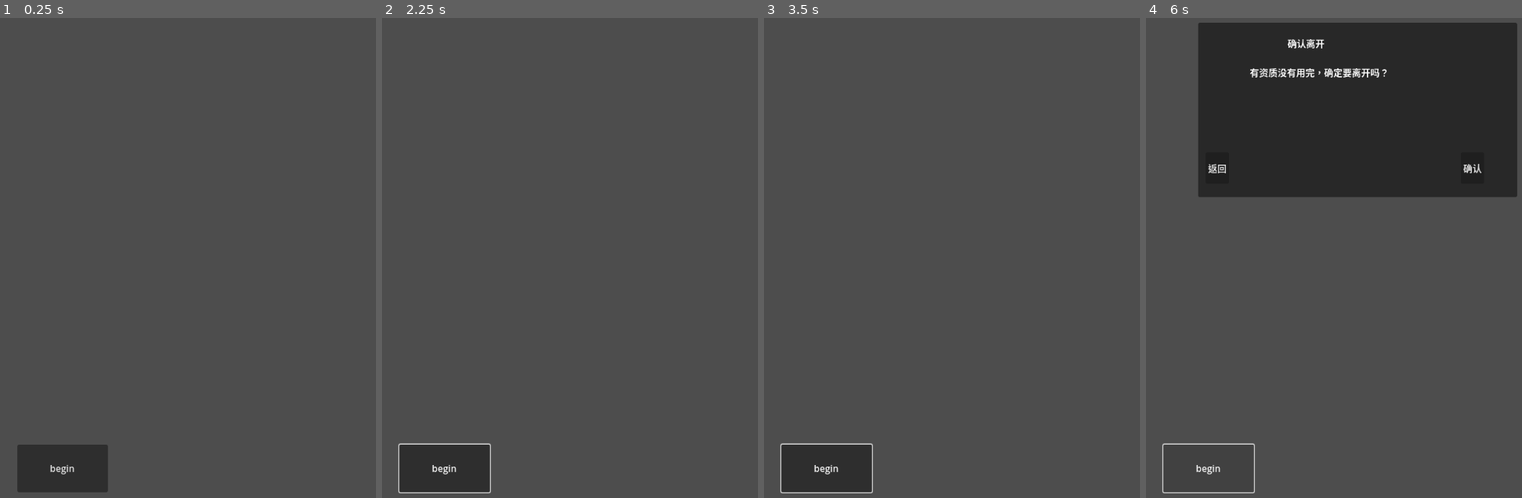
Above: before the commit, frames 1-4 (left to right).
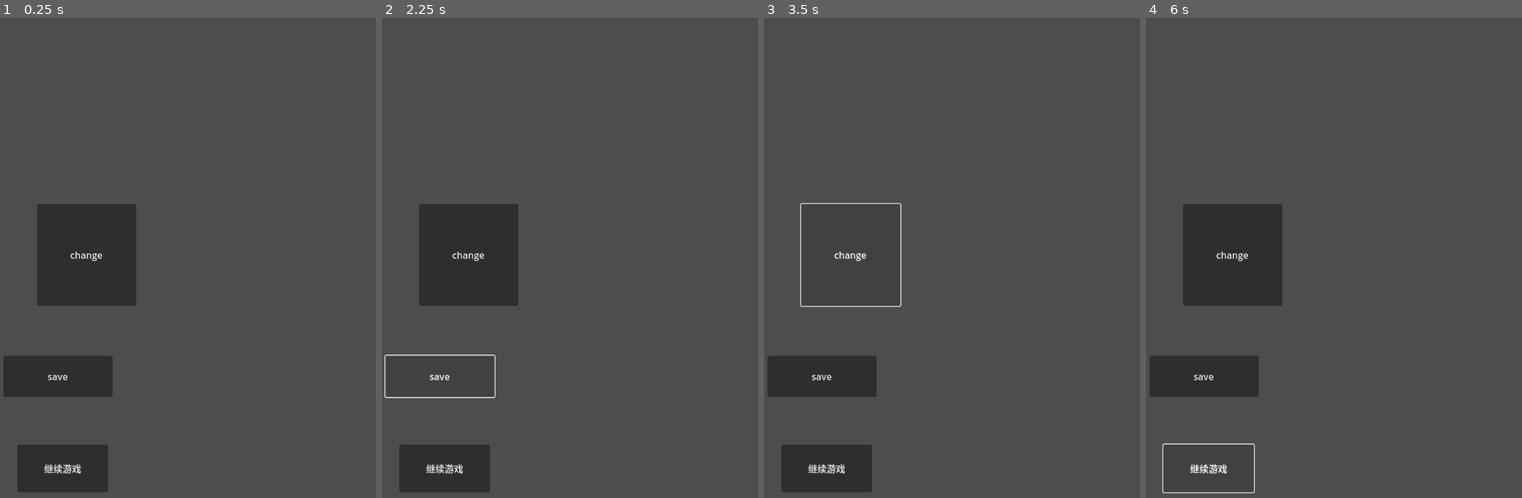
Above: after the commit, the same moments.

Repository: monsteriormaster/endeavor
Game: Godot game, scene res://debug/debug02.tscn
Two runs of this game, one before a commit and one after it. Both use one fixed random seed, a clock stepped at 60 frames per second and the inputs below. This scene is started directly instead of the project's main scene.
Inputs (mouse positions are in pixels of both pictures, inside the frame that each line leads up to):
- Up to frame 1 (0.25 s): no input
- Up to frame 2 (2.25 s): click "begin" (after the commit: "继续游戏") at 0.5 s; click (453, 166) at 1.25 s, where only the run before the commit has a clickable "返回"; click (438, 378) at 2 s, where only the run after the commit has a clickable "save"
- Up to frame 3 (3.5 s): click (850, 253) at 2.75 s, where only the run after the commit has a clickable "change"
- Up to frame 4 (6 s): click "begin" (after the commit: "继续游戏") at 3.5 s; click (1473, 166) at 4.25 s, where only the run before the commit has a clickable "确认"; click (1232, 253) at 5 s, where only the run after the commit has a clickable "change"; click "begin" (after the commit: "继续游戏") at 5.75 s

The runs differ from the first frame. In frame 1, 8.1% of the frame differs, in the area x 1-37%, y 38-96%; in frame 2, 6.2%; in frame 3, 3.2%; in frame 4, 39%, in the area x 1-99%, y 0-96%.
Error after the commit: Attempt to call function 'get_as_text' in base 'null instance' on a null instance. (res://script/save_loader.gd:17)

Commit message:
feat 添加了存档功能可以在debug02.tscn中查看情况。

Diff:
--- a/components/character_panel.gd
+++ b/components/character_panel.gd
@@ -23,7 +23,6 @@
 	$margin.add_child(tagtip)
 
 	#设置背景
-	$Background.color = Color("1a237e")
 # Called every frame. 'delta' is the elapsed time since the previous frame.
 func _process(_delta):
 	pass
--- a/debug/debug02.gd
+++ b/debug/debug02.gd
@@ -8,13 +8,14 @@
 
 
 func _on_button_pressed():
-	var confirm_dialog = load(CONFIRM_DIALOG_PATH).instantiate()
-	confirm_dialog.setup(
-		"确认离开",
-		"有资质没有用完，确定要离开吗？",
-		"确认",
-		"返回"
-		)
-	confirm_dialog.confirmed.connect(func (): get_tree().change_scene_to_file('res://scnene/main.tscn'))
-	remove_child(confirm_dialog)
-	add_child(confirm_dialog)
+	SaveLoader.load_game()
+	print(Player.player_name)
+
+
+func _on_button_2_pressed():
+	SaveLoader.save_game()
+
+
+func _on_button_3_pressed():
+	Player.path = "res://scene/main.tscn"
+	Player.player_name = "zz"
--- a/debug/debug02.tscn
+++ b/debug/debug02.tscn
@@ -10,6 +10,23 @@
 offset_top = 926.0
 offset_right = 186.0
 offset_bottom = 1008.0
-text = "begin"
+text = "继续游戏"
+
+[node name="Button2" type="Button" parent="."]
+offset_left = 6.0
+offset_top = 773.0
+offset_right = 194.0
+offset_bottom = 844.0
+text = "save"
+
+[node name="Button3" type="Button" parent="."]
+offset_left = 64.0
+offset_top = 512.0
+offset_right = 235.0
+offset_bottom = 687.0
+text = "change
+"
 
 [connection signal="pressed" from="Button" to="." method="_on_button_pressed"]
+[connection signal="pressed" from="Button2" to="." method="_on_button_2_pressed"]
+[connection signal="pressed" from="Button3" to="." method="_on_button_3_pressed"]
--- a/debug/debug_03.gd
+++ b/debug/debug_03.gd
@@ -1,9 +1,10 @@
 extends Node2D
 
+var dat
 
 # Called when the node enters the scene tree for the first time.
 func _ready():
-	pass # Replace with function body.
+	getdat()
 
 
 # Called every frame. 'delta' is the elapsed time since the previous frame.
@@ -12,5 +13,12 @@
 
 
 func _on_button_pressed():
-	print("按下了\n")
-	PlotImporter.add_plot("E:/Users/20744/IdeaProjects/endeavor/resoures/plot/test.json","测试事件1")
+	print(dat)
+	DataOn.change_att("int",1)
+	getdat()
+	print(dat)
+
+
+func getdat():
+	var file = FileAccess.open('res://resoures/curtain.json', FileAccess.READ)
+	var dat = JSON.parse_string(file.get_as_text())
--- a/project.godot
+++ b/project.godot
@@ -18,6 +18,7 @@
 
 Player="*res://script/player.gd"
 PlotImporter="*res://script/plot_importer.gd"
+SaveLoader="*res://script/save_loader.gd"
 
 [display]
 
--- a/resoures/gifts_begin.json
+++ b/resoures/gifts_begin.json
@@ -112,7 +112,7 @@
 	"谁主沉浮":{
 	 "name":"谁主沉浮",
 	 "quality":"SRR",
-	 "description":"别了人间，日月换新天。命运的挑战者，能否裁定自己的命运 获得标签灾厄,获得标签灵感",
+	 "description":"别了人间，日月换新天。命运的挑战者，能否裁定自己的命运。 获得标签灾厄,获得标签灵感",
 	 "effect":"获得标签灵感，灾厄",
 	 "price":"30",
 	 "condition":"",
--- a/script/player.gd
+++ b/script/player.gd
@@ -1,10 +1,16 @@
 extends Node
 
+@export_group("curtain_scence")
+@export var path = ''#当前路径
+@export var plot = ''#当前正在经历的事件
+@export var exact_situation = {}#该回合已经进行的操作
+
+@export_group("player")
 @export var player_age =16.0
 #用于定义时间相关的事件
 @export var player_money =100
 @export var player_app_fact =""
-@export var player_name ="阿轩"
+@export var player_name ="请输入你的名字"
 
 @export var player_app:int =0 #魅力
 @export var player_int:int =0 #智力
@@ -14,8 +20,13 @@
 @export var player_bac:int =1 #背景，暂时忽略
 @export var player_att:int =20 #属性点
 #属性，用于鉴定,edu 和 bac暂时保留
+@export var player_equipment = []#装备
+@export var player_tags = []#词条
+@export var gift_att = 60
 
-@export var gift_att = 60
+@export_group("others")
+@export var partner = {}#伙伴
+@export var development = {}#剧情发展情况
 
 
 #@export var character_label = {
--- /dev/null
+++ b/script/save_loader.gd
@@ -0,0 +1,73 @@
+extends Node
+
+func save_game():
+	var file = FileAccess.open("user://endeavoursavegame.json", FileAccess.WRITE)
+
+	var save_data ={}
+	save_data = data_get()
+	var json =JSON.stringify(save_data)
+
+	file.store_string(json)
+	file.close()
+
+
+func load_game():
+	var file = FileAccess.open("user://endeavoursavegame.json", FileAccess.READ)
+
+	var json = file.get_as_text()
+	var save_data = JSON.parse_string(json)
+	file.close()
+
+	load_data(save_data)
+	get_tree().change_scene_to_file(Player.path)
+
+func data_get():
+	var save_data = {}
+
+	save_data["path"] = Player.path
+	save_data["plot"] = Player.plot
+	save_data["exact_situation"] = Player.exact_situation
+	#环境信息
+
+	save_data["player_app"] = Player.player_app
+	save_data["player_int"] = Player.player_int
+	save_data["player_str"] = Player.player_str
+	save_data["player_bod"] = Player.player_bod
+	save_data["player_edu"] = Player.player_edu
+	save_data["player_bac"] = Player.player_bac
+	save_data["player_app_fact"] = Player.player_app_fact
+	save_data["player_money"] = Player.player_money
+	save_data["player_name"] = Player.player_name
+	save_data["player_equipment"] = Player.player_equipment
+	save_data["player_tags"] = Player.player_tags
+	#玩家信息
+
+	save_data["development"] = Player.development
+	save_data["partner"] = Player.partner
+	#其他信息
+
+	return save_data
+
+
+func load_data(save_data):
+	Player.path = save_data["path"]
+	Player.plot = save_data["plot"]
+	Player.exact_situation = save_data["exact_situation"]
+	#环境信息
+
+	Player.player_app = save_data["player_app"]
+	Player.player_int = save_data["player_int"]
+	Player.player_str = save_data["player_str"]
+	Player.player_bod = save_data["player_bod"]
+	Player.player_edu = save_data["player_edu"]
+	Player.player_bac = save_data["player_bac"]
+	Player.player_app_fact = save_data["player_app_fact"]
+	Player.player_money = save_data["player_money"]
+	Player.player_name = save_data["player_name"]
+	Player.player_equipment = save_data["player_equipment"]
+	Player.player_tags = save_data["player_tags"]
+	#玩家信息
+
+	Player.development = save_data["development"]
+	Player.partner = save_data["partner"]
+	#其他信息
Not shown, added: script/save_loader.gd.uid
Not shown, added: resoures/curtain.json1957606607.tmp
